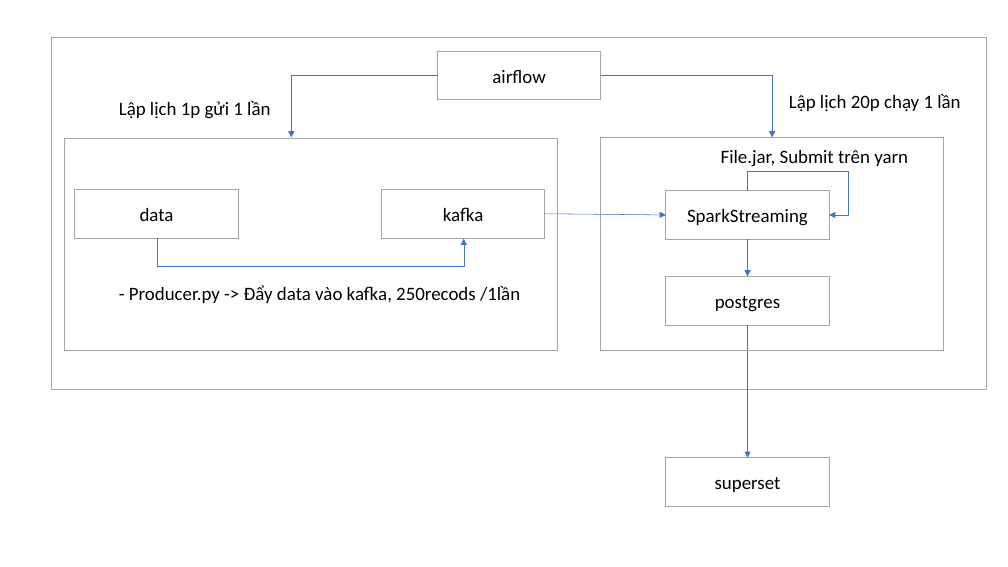
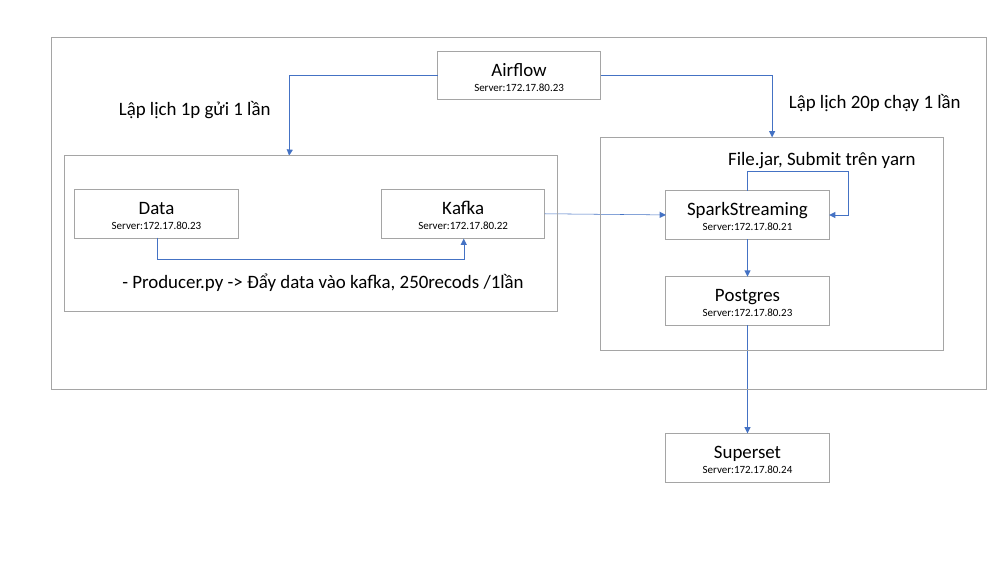
Before and after one commit to nataway/final-masterdev, a slide deck: slide 8 of slide.pptx. Drawn at 1008x567 pixels with LibreOffice and Linux fonts; fonts in the diff are those of the drawing. Boxes give left, top, right and bottom in pixels: in the first picture for what was removed or moved away, otherwise in the second. Text is boxed around its words. In the diff, an @@ line names an element or a change of style, - is before the commit and + after.

Commit message:
last

```diff
--- a/slide.pptx
+++ b/slide.pptx
@@ elbow arrow moved from (438, 76) - (291, 138) to (438, 76) - (289, 156) @@
@@ text in rectangle at (474, 63, 564, 91): text changed; size 18 to 10.5 pt @@
-airflow
+Airflow
+Server:172.17.80.23
@@ text "File.jar, Submit trên yarn": place and size @@
-text "File.jar, Submit trên yarn" at (721, 150, 908, 167)
+text "File.jar, Submit trên yarn" at (728, 152, 916, 169)
@@ rectangle: place and size @@
-rectangle at (64, 138, 557, 351)
+rectangle at (64, 156, 557, 312)
@@ text in rectangle at (112, 202, 202, 229): text changed; size 18 to 10.5 pt @@
-data
+Data
+Server:172.17.80.23
@@ text in rectangle at (418, 200, 508, 229): text changed; size 18 to 10.5 pt @@
-kafka
+Kafka
+Server:172.17.80.22
@@ elbow arrow (157, 237) - (464, 239): route changed @@
@@ text in rectangle at (703, 222, 793, 230): paragraph added @@
+Server:172.17.80.21
@@ text "- Producer.py -> Đẩy data ...": place and size @@
-text "- Producer.py -> Đẩy data ..." at (129, 285, 520, 303)
+text "- Producer.py -> Đẩy data ..." at (132, 273, 524, 291)
@@ text in rectangle at (703, 289, 793, 316): text changed; size 18 to 10.5 pt @@
-postgres
+Postgres
+Server:172.17.80.23
@@ arrow moved from (748, 325) - (748, 458) to (748, 325) - (748, 433) @@
@@ rectangle "Superset": place and size @@
-rectangle "Superset" at (666, 458, 830, 507)
+rectangle "Superset" at (666, 433, 830, 482)
@@ text in rectangle at (703, 445, 793, 473): text changed; size 18 to 10.5 pt @@
-superset
+Superset
+Server:172.17.80.24
```
Also in this commit, not shown: 5 other slides changed.
